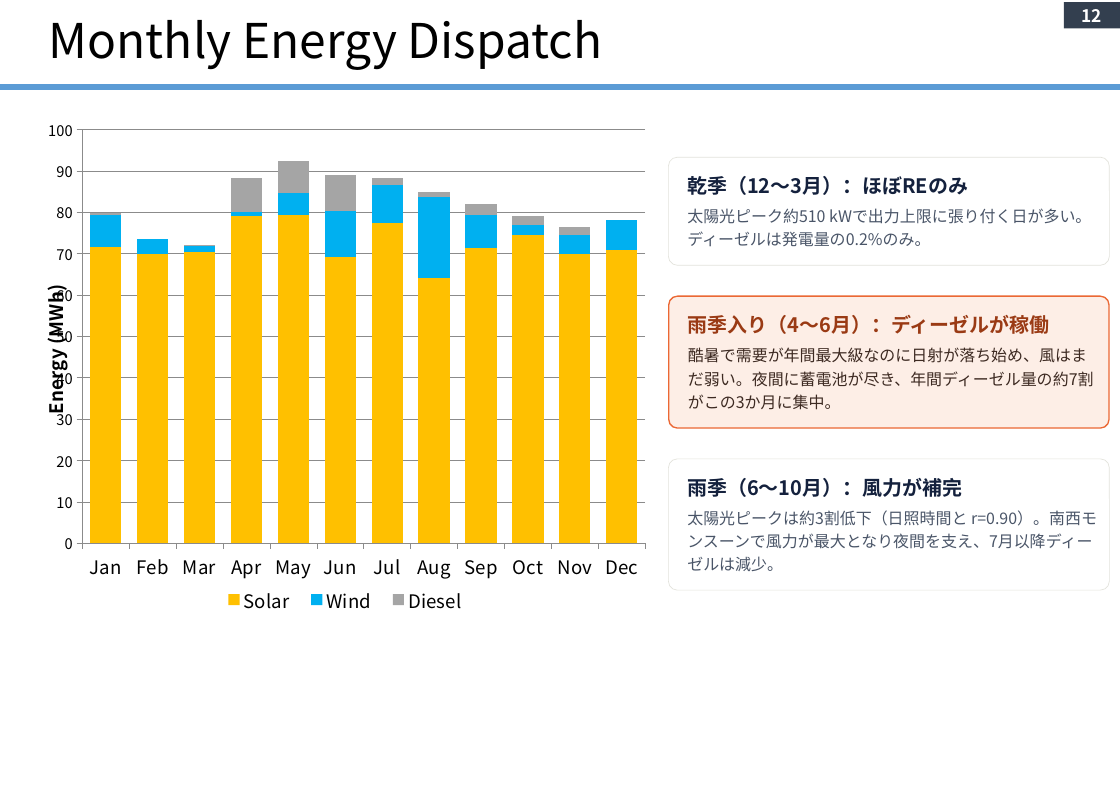
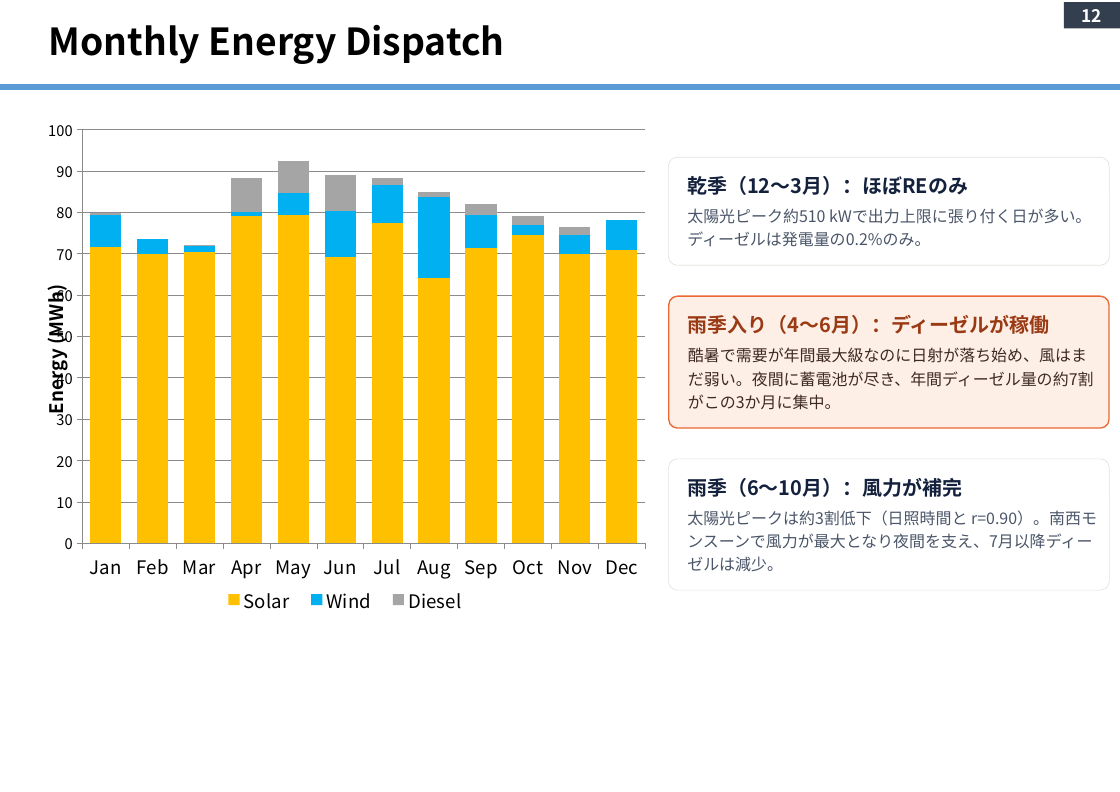
Before and after one commit to yanase1147/GSA-02, a slide deck: slide 12 of Study Outline.pptx. Drawn at 1120x792 pixels with LibreOffice and Linux fonts; fonts in the diff are those of the drawing. Boxes give left, top, right and bottom in pixels: in the first picture for what was removed or moved away, otherwise in the second. Text is boxed around its words. In the diff, an @@ line names an element or a change of style, - is before the commit and + after.

```diff
--- a/Study Outline.pptx
+++ b/Study Outline.pptx
@@ title "Monthly Energy Dispatch" at box(49, 25, 504, 64): size 36 to 28 pt, bold on @@
```
Also in this commit, not shown: 21 other slides changed, 6 slides added, 4 slides removed, 7 other files.
